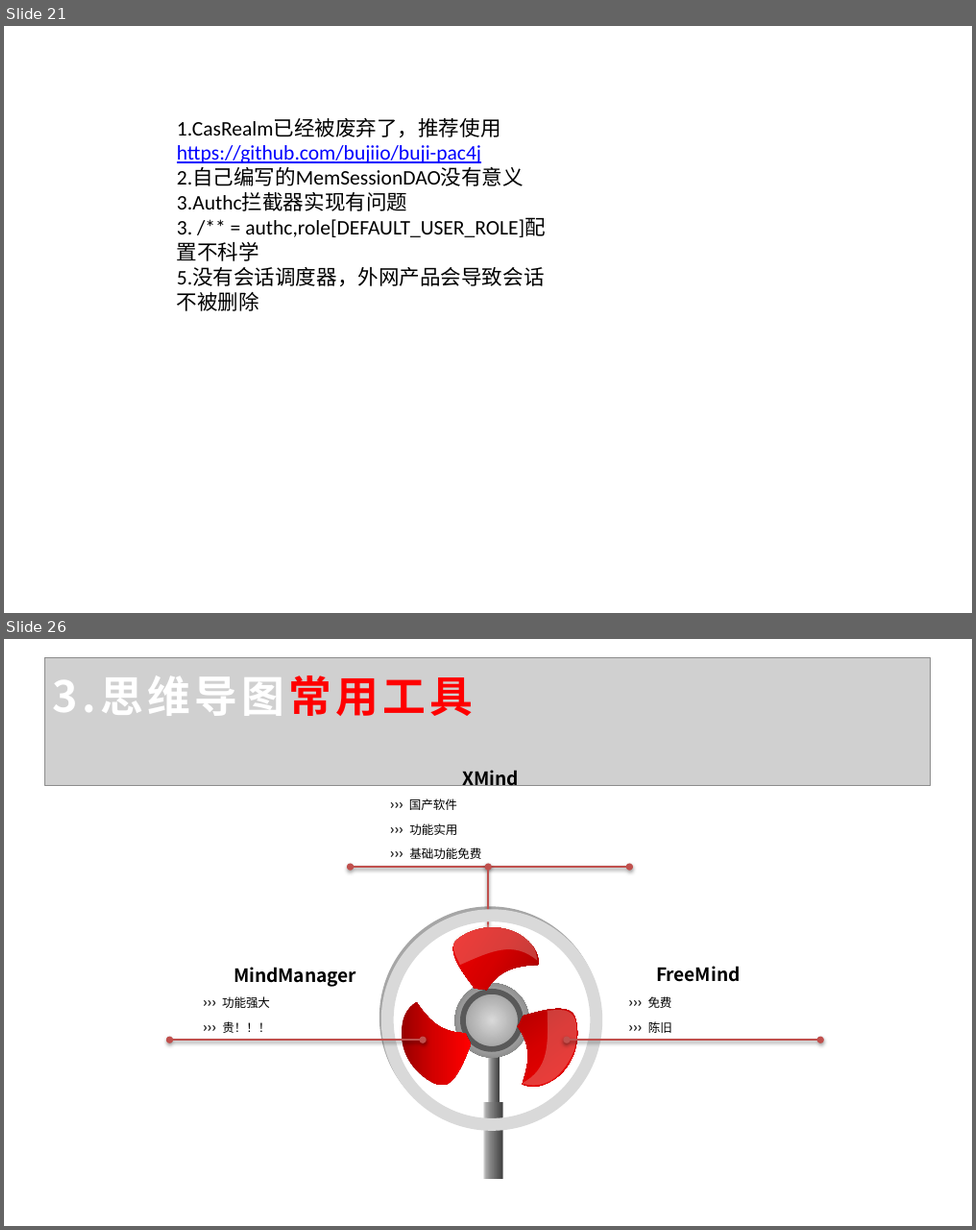
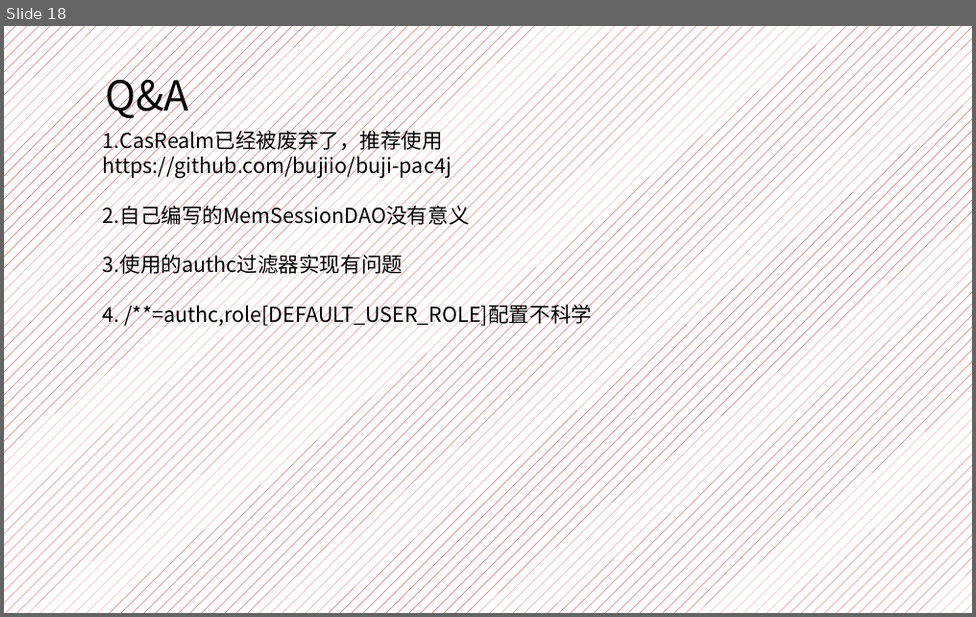
Before and after one commit to yanghaikun/shiro-in-action, a slide deck: shiro原理解析.pptx. Shown one above the other, each under a label of ours: slides 21 and 26 before the commit, slide 18 after it; the slides between them are not shown. The pictures are 976x1230 and 976x617 pixels, drawn with LibreOffice and Linux fonts; fonts in the diff are those of the drawing; grey boxes stand for pictures; background and template pictures are left out. Boxes give left, top, right and bottom in pixels: in the first picture for what was removed or moved away, otherwise in the second. Text is boxed around its words. In the diff, an @@ line names an element or a change of style, - is before the commit and + after.

```diff
--- a/shiro原理解析.pptx
+++ b/shiro原理解析.pptx
@@ slide 26 removed at bbox=[4, 639, 972, 1226], background picture (left out) @@
@@ picture removed at bbox=[44, 658, 930, 786] @@
@@ text removed at bbox=[53, 675, 472, 716] @@
-3.思维导图常用工具
@@ group removed at bbox=[350, 770, 630, 947]: 2 texts, 2 double arrows @@
-››› 国产软件
-››› 功能实用
-››› 基础功能免费
-XMind
@@ donut removed at bbox=[379, 907, 600, 1128] @@
@@ text removed at bbox=[233, 966, 356, 987] @@
-MindManager
@@ ellipse removed at bbox=[455, 983, 530, 1057] @@
@@ text removed at bbox=[656, 965, 740, 982] @@
-FreeMind
@@ text removed at bbox=[222, 996, 270, 1033] @@
-››› 功能强大
-››› 贵！！！
@@ donut removed at bbox=[460, 988, 523, 1051] @@
@@ group removed at bbox=[381, 907, 602, 1130]: 5 freeform shapes, 1 donut @@
@@ text removed at bbox=[648, 996, 672, 1033] @@
-››› 免费
-››› 陈旧
@@ double arrow removed from (423, 1039) to (169, 1039) @@
@@ double arrow removed from (820, 1039) to (567, 1039) @@
@@ rectangle removed at bbox=[488, 1052, 500, 1111] @@
@@ rectangle removed at bbox=[483, 1102, 502, 1178] @@
@@ what was slide 21 is now slide 18 @@
@@ slide 18 changed as well @@
@@ background picture (left out) to pattern #C00000 on #FFFFFF @@
@@ text added at bbox=[105, 68, 188, 120], 36 pt, text #000000 @@
+Q&A
@@ text "1.CasRealm已经被废弃了，推荐使用": place and size @@
-text "1.CasRealm已经被废弃了，推荐使用" at bbox=[177, 118, 545, 311]
+text "1.CasRealm已经被废弃了，推荐使用" at bbox=[103, 128, 592, 327]
@@ text at bbox=[103, 128, 470, 228]: font Calibri to Noto Sans CJK SC in "1.CasRealm已经被废弃了，推荐使用", "https://github.com/bujiio/buji-pac4j", "2.自己编写的MemSessionDAO没有意义"; text colour #0000FF to #000000, underline off in "https://github.com/bujiio/buji-pac4j" @@
@@ text at bbox=[103, 252, 592, 327]: text changed; font Calibri to Noto Sans CJK SC @@
-3.Authc拦截器实现有问题
-3. /** = authc,role[DEFAULT_USER_ROLE]配置不科学
-5.没有会话调度器，外网产品会导致会话不被删除
+3.使用的authc过滤器实现有问题
+4. /**=authc,role[DEFAULT_USER_ROLE]配置不科学
```
Also in this commit, not shown: 4 other slides changed, 14 slides added, 22 other slides removed.
